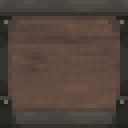
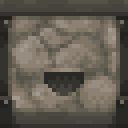
Revision of a layered 128px x 128px image; what changed, layer by layer:
added group "Furnace and Dropper" with 6 layers above "Cauldron" over <box>8,16,120,112</box>
added layer "dropper_front_horizontal" in group "Furnace and Dropper" over <box>40,68,88,96</box>
added layer "stone" in group "Furnace and Dropper" over <box>8,16,120,112</box>
hid group "CraftingTable" (9 layers) over <box>8,16,120,112</box>
